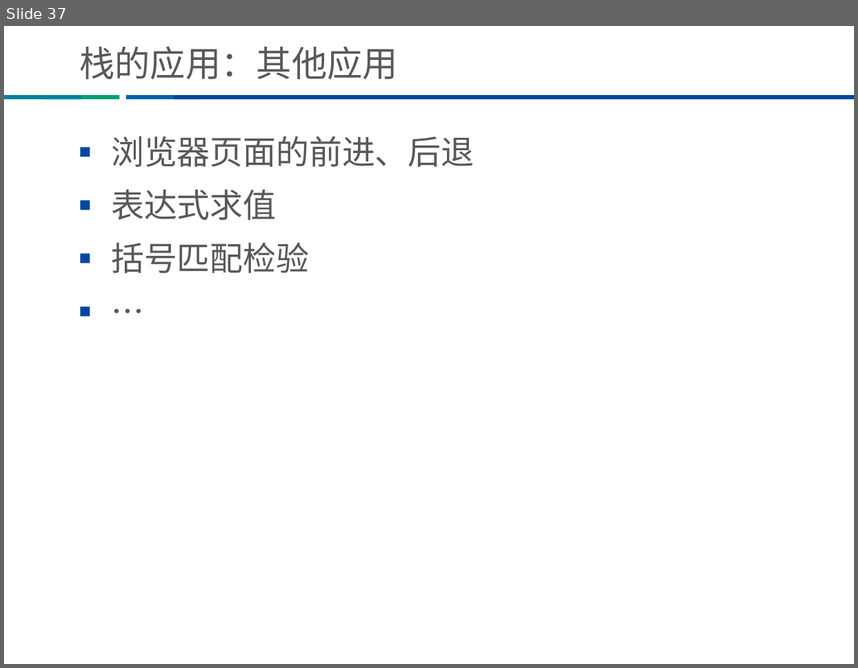
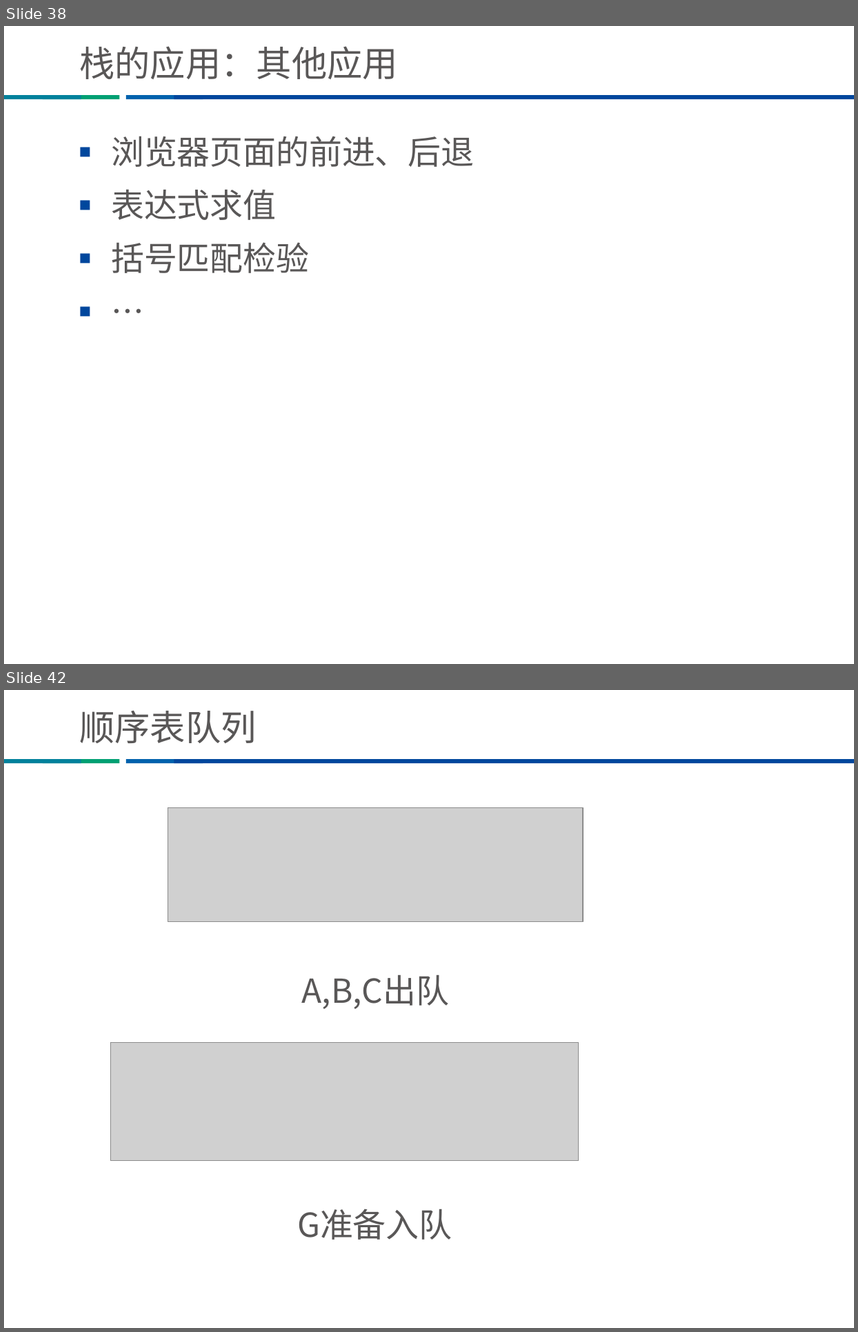
Before and after one commit to Tsaishichung/-, a slide deck: ppt/数据结构与算法分享/数据结构与算法（上）.ppt. Shown one above the other, each under a label of ours: slide 37 before the commit, slides 38 and 42 after it; the slides between them are not shown. The pictures are 858x668 and 858x1332 pixels, drawn with LibreOffice and Linux fonts; fonts in the diff are those of the drawing; grey boxes stand for pictures; background and template pictures are left out. Boxes give left, top, right and bottom in pixels: in the first picture for what was removed or moved away, otherwise in the second. Text is boxed around its words. In the diff, an @@ line names an element or a change of style, - is before the commit and + after.

```diff
--- a/ppt/数据结构与算法分享/数据结构与算法（上）.ppt
+++ b/ppt/数据结构与算法分享/数据结构与算法（上）.ppt
@@ slide 42 added at bbox=[4, 690, 854, 1328], background #FFFFFF; not listed: 4 template elements that a slide beside it also shows @@
@@ title added at bbox=[79, 711, 257, 743], 30 pt, text #595757 @@
+顺序表队列
@@ picture added at bbox=[168, 808, 583, 922] @@
@@ text added at bbox=[302, 975, 449, 1009], 28 pt, text #595757 @@
+A,B,C出队
@@ picture added at bbox=[110, 1042, 578, 1160] @@
@@ text added at bbox=[297, 1208, 452, 1239], 28 pt, text #595757 @@
+G准备入队
@@ what was slide 37 is now slide 38 @@
```
Also in this commit, not shown: 3 slides changed, 4 other slides added, 2 other files.
